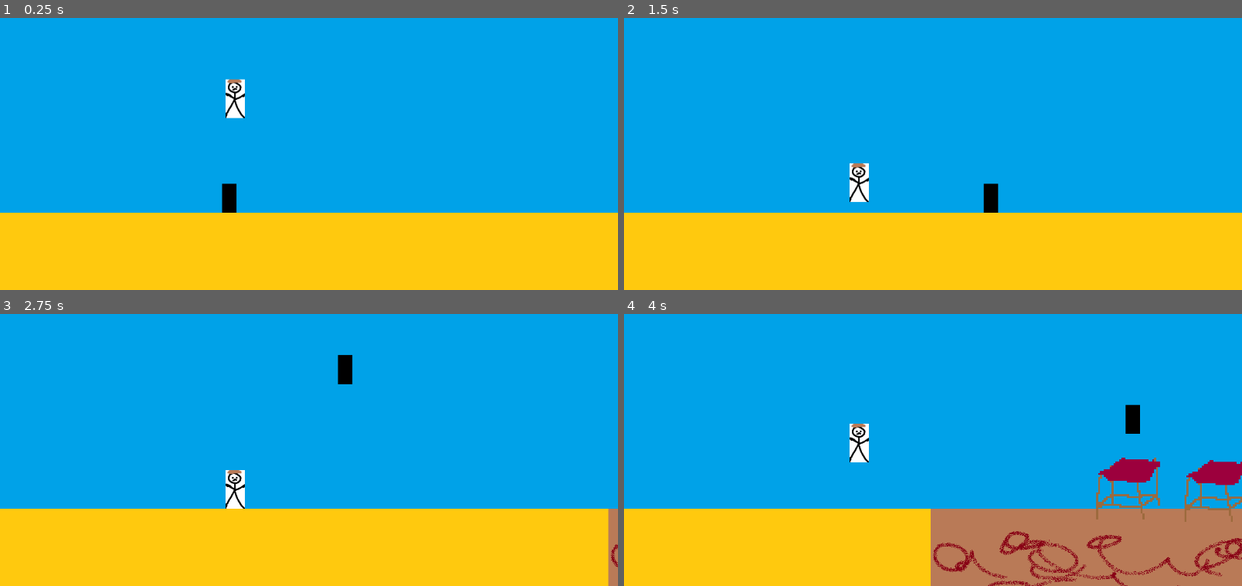
Above: before the commit, frames 1-4 (two rows, left to right).
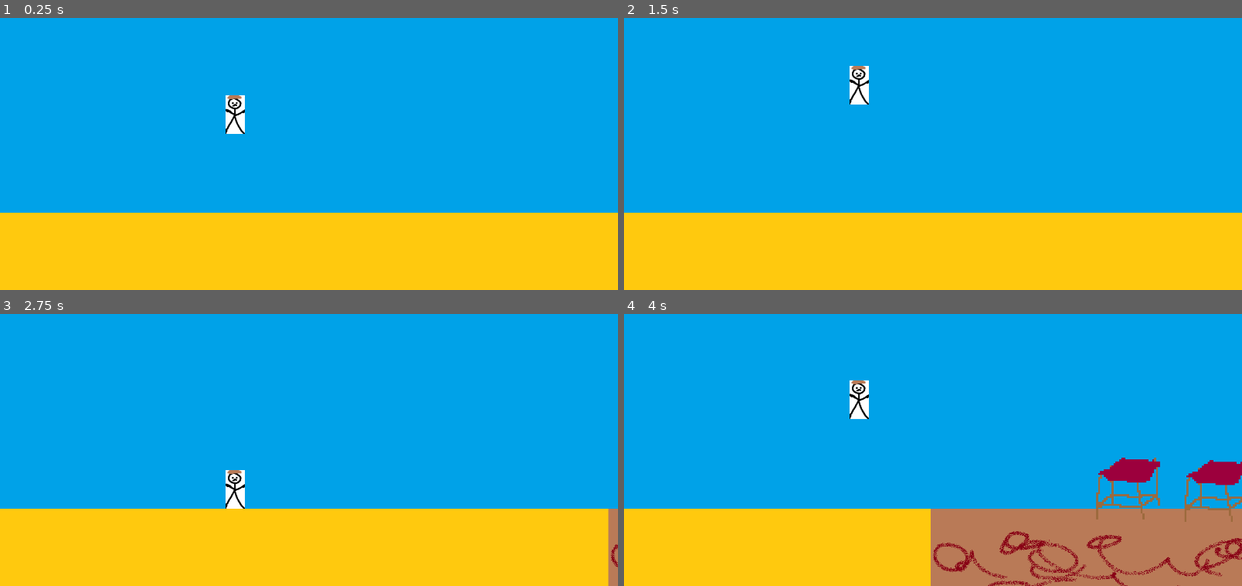
Above: after the commit, the same moments.

Repository: Noarkhh/HacknarokGameJam2023
Game: Godot game, scene res://main_scene.tscn
The game is run twice, just before and just after one commit, with the same random seed, the same clock (stepped at 60 frames per second) and the same inputs.
Inputs:
- Up to frame 1 (0.25 s): no input
- Up to frame 2 (1.5 s): tap Enter (ui_accept) at 0.5, 0.77 s; hold Right (ui_right) from 0.53 s (still down); tap A (key_a) at 0.6 s; tap D (key_d) at 1.35 s
- Up to frame 3 (2.75 s): tap Enter (ui_accept) at 1.52 s; release Right (ui_right) at 2.03 s; hold Left (ui_left) from 2.03 s (still down); hold Shift (key_shift) from 2.03 s (still down)
- Up to frame 4 (4 s): release Left (ui_left) at 2.78 s; release Shift (key_shift) at 2.78 s; hold Right (ui_right) from 2.78 s (still down); tap A (key_a) at 2.85 s; tap Enter (ui_accept) at 3.02, 3.77 s; tap D (key_d) at 3.6 s

The runs differ from the first frame. In frame 1, 0.8% of the frame differs, in the area x 35-40%, y 22-72%; in frame 2, 1.2%, in the area x 36-61%, y 17-72%; in frame 3, 0.3%; in frame 4, 1.1%.

Commit message:
merged segments and character prototypes

Diff:
--- a/dummy_player.tscn
+++ /dev/null
@@ -1,18 +0,0 @@
-[gd_scene load_steps=4 format=3 uid="uid://cxrv2efl5oint"]
-
-[ext_resource type="Script" path="res://DummyPlayer.gd" id="1_jhfdm"]
-[ext_resource type="Texture2D" uid="uid://biqpou6phe6ql" path="res://DummyPlayer.png" id="2_3e8it"]
-
-[sub_resource type="RectangleShape2D" id="RectangleShape2D_i8y3b"]
-size = Vector2(30, 60)
-
-[node name="DummyPlayer" type="CharacterBody2D"]
-script = ExtResource("1_jhfdm")
-
-[node name="Sprite2D" type="Sprite2D" parent="."]
-position = Vector2(15, 30)
-texture = ExtResource("2_3e8it")
-
-[node name="CollisionShape2D" type="CollisionShape2D" parent="."]
-position = Vector2(15, 30)
-shape = SubResource("RectangleShape2D_i8y3b")
--- a/main_scene.tscn
+++ b/main_scene.tscn
@@ -1,19 +1,13 @@
 [gd_scene load_steps=5 format=3 uid="uid://b04gcujmvf2fx"]
-[ext_resource type="PackedScene" uid="uid://c3ywqasnt5osa" path="res://src/Player/Player.tscn" id="2_27tub"]
-
 
 [ext_resource type="Texture2D" uid="uid://deleuw7scj0tg" path="res://Background.png" id="1_yvgyu"]
-[ext_resource type="PackedScene" uid="uid://cxrv2efl5oint" path="res://dummy_player.tscn" id="2_epuwl"]
+[ext_resource type="PackedScene" uid="uid://c3ywqasnt5osa" path="res://src/Player/Player.tscn" id="2_27tub"]
 [ext_resource type="PackedScene" uid="uid://bc8f76w6nme4d" path="res://danger_scheduler.tscn" id="3_oo2km"]
 
 [sub_resource type="RectangleShape2D" id="RectangleShape2D_1mddp"]
 size = Vector2(1280, 160)
 
 [node name="MainScene" type="StaticBody2D"]
-
-[node name="CollisionShape2D" type="CollisionShape2D" parent="."]
-position = Vector2(640, 640)
-shape = SubResource("RectangleShape2D_1mddp")
 
 [node name="Sprite2D" type="Sprite2D" parent="."]
 texture_filter = 1
@@ -27,7 +21,4 @@
 [node name="CharacterBody2D" parent="." instance=ExtResource("2_27tub")]
 position = Vector2(446, 290)
 
-[node name="DummyPlayer" parent="." instance=ExtResource("2_epuwl")]
-position = Vector2(460, 480)
-
 [node name="DangerScheduler" parent="." instance=ExtResource("3_oo2km")]
--- a/project.godot
+++ b/project.godot
@@ -37,3 +37,7 @@
 "events": [Object(InputEventKey,"resource_local_to_scene":false,"resource_name":"","device":-1,"window_id":0,"alt_press …(182 unchanged characters)…
 ]
 }
+
+[physics]
+
+2d/default_gravity=1980.0
--- a/src/Player/CharacterBody2D.gd
+++ b/src/Player/CharacterBody2D.gd
@@ -3,7 +3,7 @@
 
 const MAX_SPEED = 400.0
 const SPEED_ACCELERATION = 30.0
-const JUMP_VELOCITY = -400.0
+const JUMP_VELOCITY = -800.0
 const MAX_FALLING_SPEED = 800.0
 
 var enable_double_jump = true
@@ -12,7 +12,7 @@
 var extra_speed = 50.0
 #var used_double_jump = true
 
-const DASH_DURATION = 5
+const DASH_DURATION = 6
 const DASH_COOLDOWN = 300
 var time_since_last_dash = 300
 var is_dashing = true
Not shown, added: assets/character_run_cycle.png.import
